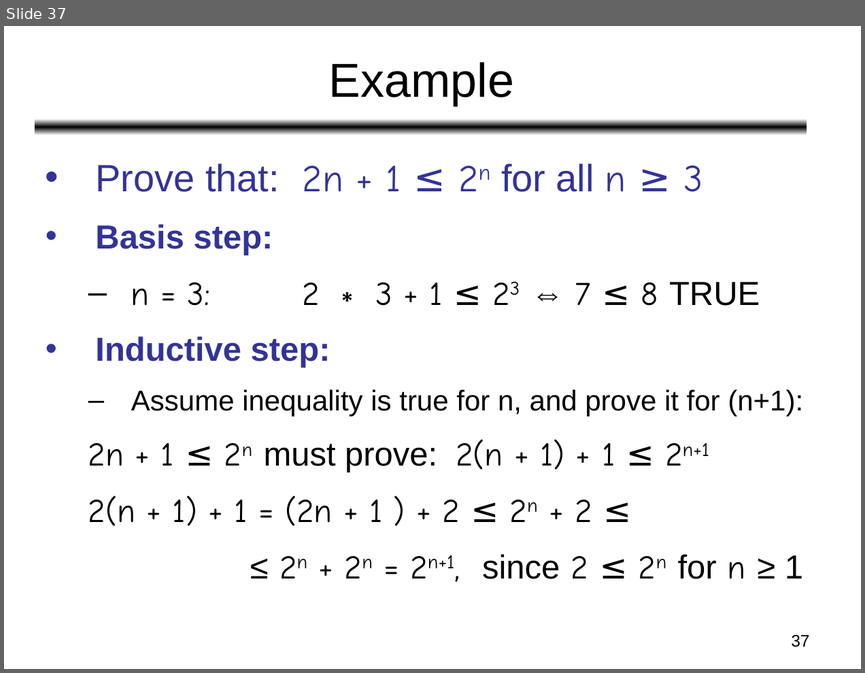
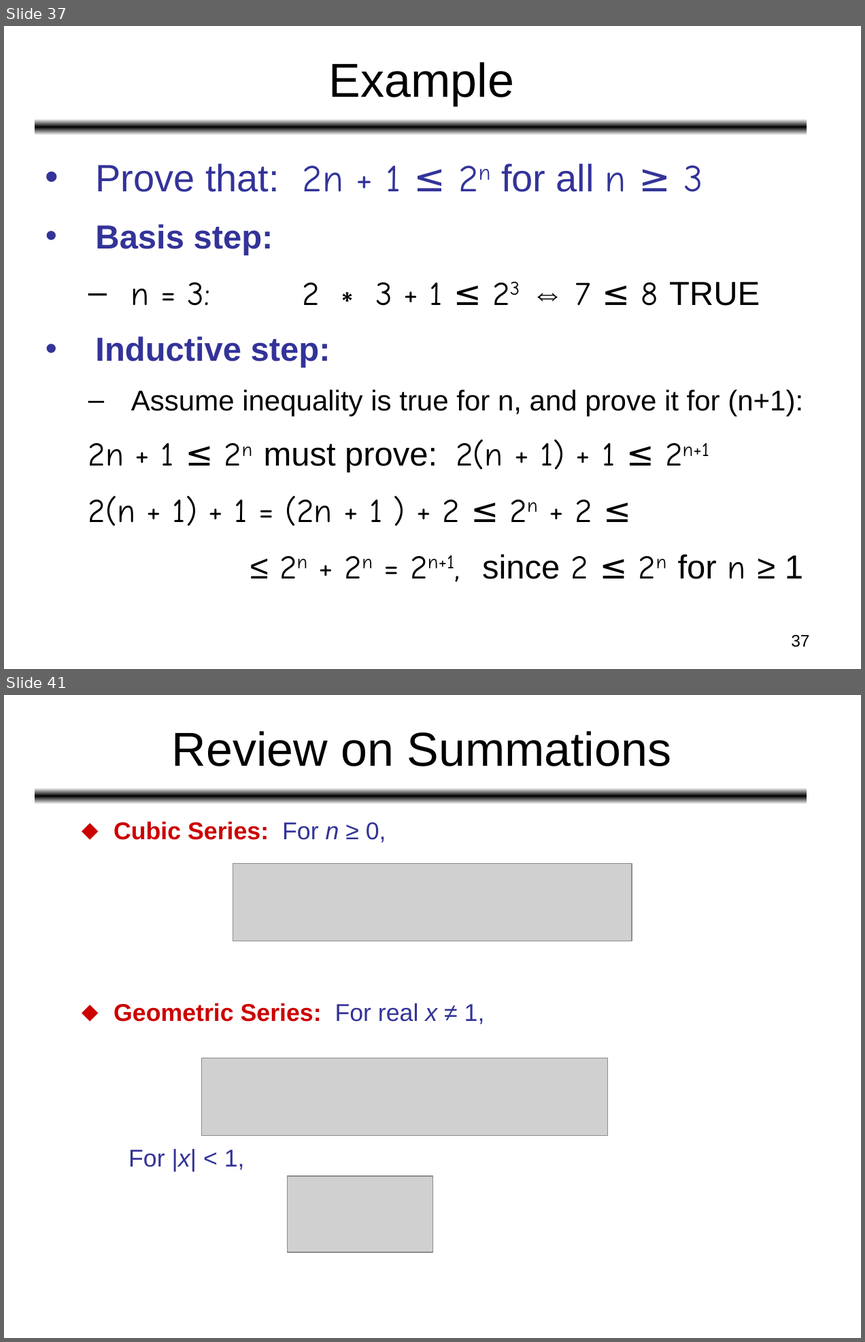
Before and after one commit to Emadalsuwat/emadalsuwat.github.io, a slide deck: algorithms/Lecture 1.ppt. Shown one above the other, each under a label of ours: slide 37 before the commit, slides 37 and 41 after it; the slides between them are not shown. The pictures are 865x673 and 865x1342 pixels, drawn with LibreOffice and Linux fonts; fonts in the diff are those of the drawing; grey boxes stand for pictures. Boxes give left, top, right and bottom in pixels: in the first picture for what was removed or moved away, otherwise in the second. Text is boxed around its words. In the diff, an @@ line names an element or a change of style, - is before the commit and + after.

```diff
--- a/algorithms/Lecture 1.ppt
+++ b/algorithms/Lecture 1.ppt
@@ slide 41 added at box(4, 695, 861, 1338), background #FFFFFF; not listed: 1 template element that a slide beside it also shows @@
@@ title added at box(172, 731, 672, 766), 40 pt, text #000000 @@
+Review on Summations
@@ text added at box(113, 821, 485, 1171), 20.4 pt, text #CC0000, bold @@
+⬥ Cubic Series: For n ≥ 0,
+⬥ Geometric Series: For real x ≠ 1,
+For |x| < 1,
@@ picture added at box(232, 864, 631, 941) @@
@@ picture added at box(202, 1058, 608, 1136) @@
@@ picture added at box(288, 1176, 432, 1252) @@
```
Also in this commit, not shown: 1 slide changed, 7 other slides added.
